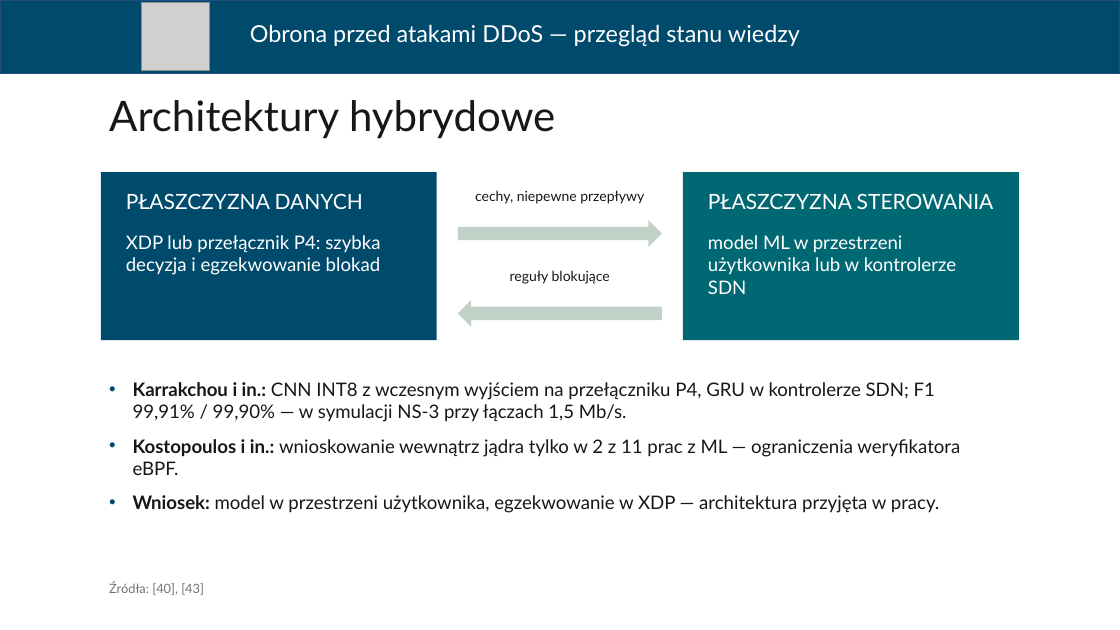
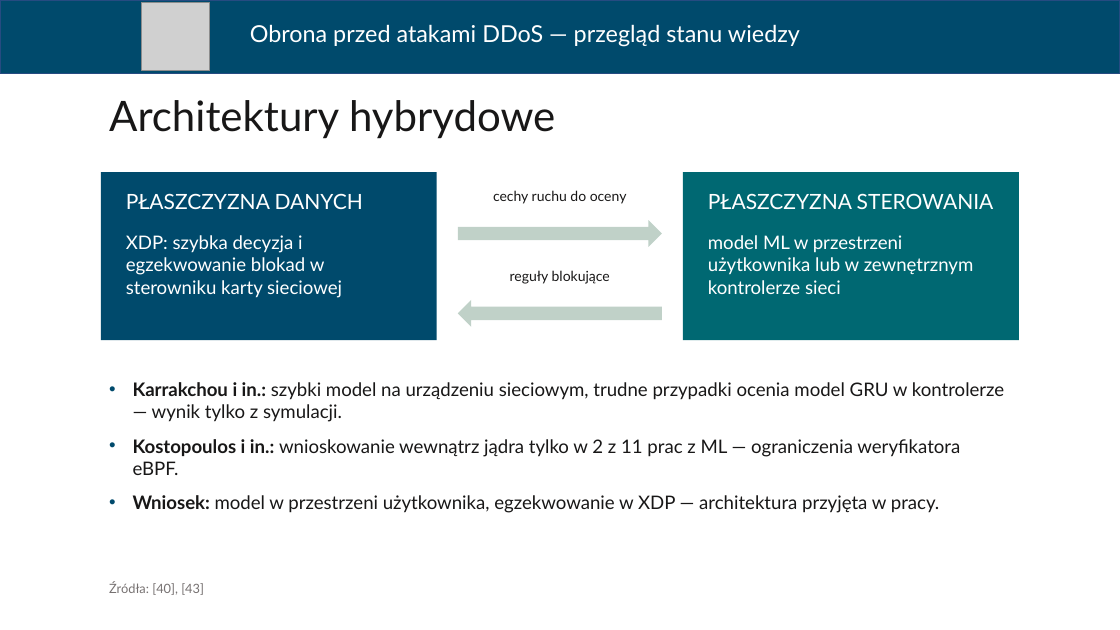
Before and after one commit to ArturBrogowicz/code, a slide deck: slide 19 of presentation/Prezentacja_WEiTI_PL.pptx (slide 18 before the commit). Drawn at 1120x630 pixels with LibreOffice and Linux fonts; fonts in the diff are those of the drawing; grey boxes stand for pictures. Boxes give left, top, right and bottom in pixels: in the first picture for what was removed or moved away, otherwise in the second. Text is boxed around its words. In the diff, an @@ line names an element or a change of style, - is before the commit and + after.

```diff
--- a/presentation/Prezentacja_WEiTI_PL.pptx
+++ b/presentation/Prezentacja_WEiTI_PL.pptx
@@ text at bbox=[493, 190, 627, 204]: text changed @@
-cechy, niepewne przepływy
+cechy ruchu do oceny
@@ text at bbox=[126, 235, 342, 298]: text changed @@
-XDP lub przełącznik P4: szybka decyzja i egzekwowanie blokad
+XDP: szybka decyzja i egzekwowanie blokad w sterowniku karty sieciowej
@@ text at bbox=[708, 235, 974, 294]: text changed @@
-model ML w przestrzeni użytkownika lub w kontrolerze SDN
+model ML w przestrzeni użytkownika lub w zewnętrznym kontrolerze sieci
@@ text at bbox=[133, 382, 1004, 422]: text changed @@
-• Karrakchou i in.: CNN INT8 z wczesnym wyjściem na przełączniku P4, GRU w kontrolerze SDN; F1 99,91% / 99,90% — w symulacji NS-3 przy łączach 1,5 Mb/s.
+• Karrakchou i in.: szybki model na urządzeniu sieciowym, trudne przypadki ocenia model GRU w kontrolerze — wynik tylko z symulacji.
```
Also in this commit, not shown: 10 other slides changed, 1 slide added, 1 slide removed.
